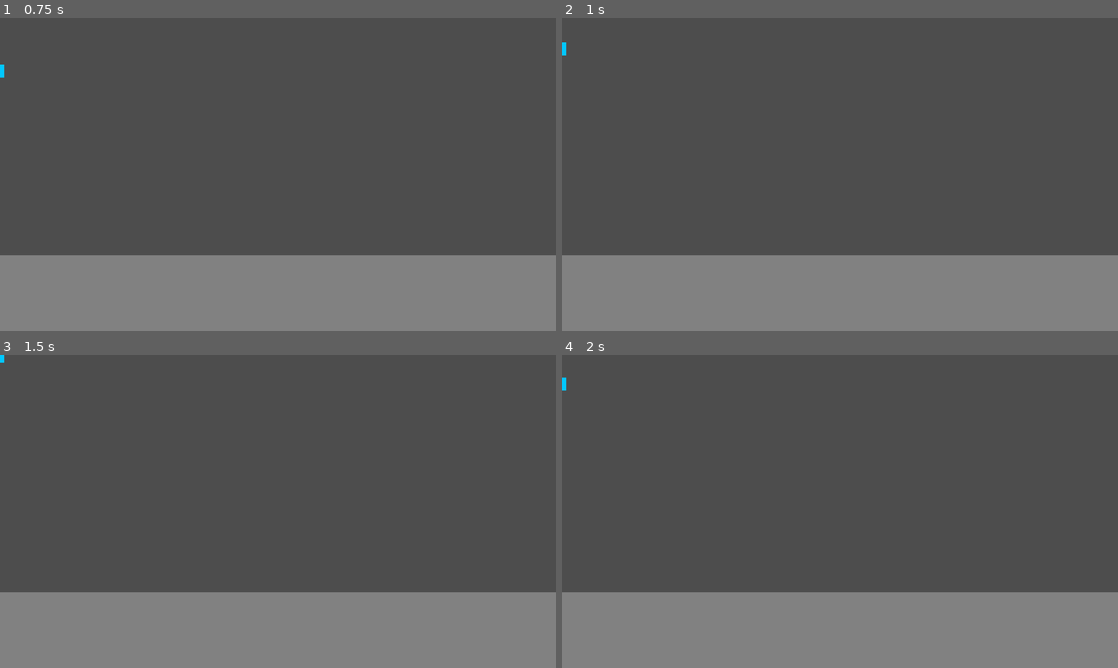
Above: before the commit, frames 1-4 (two rows, left to right).
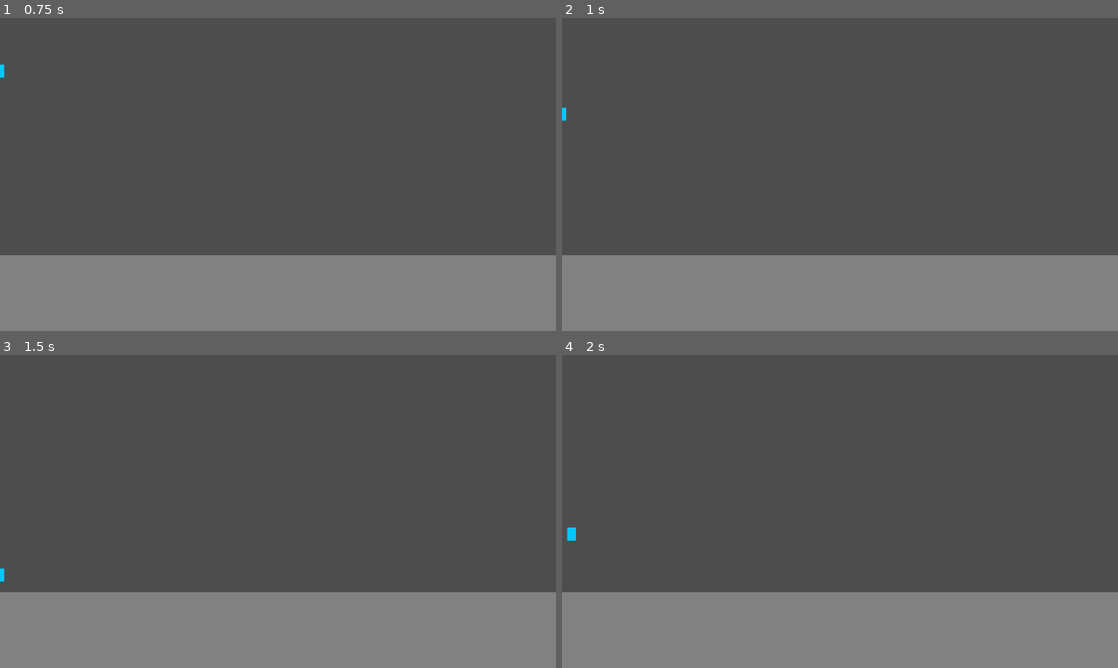
Above: after the commit, the same moments.

Repository: astrapninja/MovementTest_Godot
Game: Godot game, scene res://Levels/node_2d.tscn
Same seed, same stepped clock (60 frames per second), same inputs: the game is played once before the commit and once after it.
Inputs:
- Up to frame 1 (0.75 s): tap Enter (ui_accept) at 0.5 s; hold Right (right) from 0.53 s (still down); hold Shift (sprint) from 0.53 s (still down)
- Up to frame 2 (1 s): keep holding Right (right); keep holding Shift (sprint); tap Space (jump) at 0.77, 0.8 s
- Up to frame 3 (1.5 s): keep holding Right (right); tap Space (jump) at 1.07, 1.35 s; tap Enter (ui_accept) at 1.25 s; release Shift (sprint) at 1.28 s
- Up to frame 4 (2 s): keep holding Right (right); tap Space (jump) at 1.52, 1.82 s; tap Shift (sprint) at 1.55 s

Frame 1 is identical in both runs. In frame 2, less than 0.1% of the frame differs, in the area x 0-1%, y 7-33%; in frame 3, less than 0.1%; in frame 4, 0.1%, in the area x 0-3%, y 7-60%.

Commit message:
Version_0.11.2
Ye idk what I'm focusing on anymore

Diff:
--- a/Characters/Player.tscn
+++ b/Characters/Player.tscn
@@ -19,9 +19,12 @@
 coyoteJumpTime = 0.25
 gravityAccelerationRate = 0.475
 gravityMaxVelocity = 2500.0
+hasDoubleJumped = true
 jumpFalloffRate = 10.0
 jumpStrength = 400.0
-sprintSpeed = 25.0
+sprintAccelerationTime = 0.75
+sprintSpeed = 250.0
+walkAccelerationRate = 5.0
 walkSpeed = 100.0
 
 [node name="Sprite2D" type="Sprite2D" parent="."]
@@ -33,9 +36,10 @@
 [node name="CollisionShape2D" type="CollisionShape2D" parent="."]
 shape = SubResource("RectangleShape2D_beay5")
 
-[node name="StateMachine" type="Node" parent="." node_paths=PackedStringArray("initialState")]
+[node name="StateMachine" type="Node" parent="." node_paths=PackedStringArray("initialState", "player")]
 script = ExtResource("2_2qxb4")
 initialState = NodePath("Idle")
+player = NodePath("..")
 
 [node name="Idle" type="Node" parent="StateMachine" node_paths=PackedStringArray("player")]
 script = ExtResource("3_d3a8x")
--- a/Levels/node_2d.tscn
+++ b/Levels/node_2d.tscn
@@ -119,6 +119,6 @@
 layer_0/tile_data = PackedInt32Array(1966080, 0, 1, 2031616, 0, 1, 2097152, 0, 1, 2162688, 0, 1, 2228224, 0, 1, 2293760 …(58642 unchanged characters)…
 
 [node name="Player" parent="." instance=ExtResource("2_dxgqa")]
-sprintAccelerationRate = 0.25
+sprintAccelerationTime = 0.75
 sprintSpeed = 250.0
 walkAccelerationRate = 5.0
--- /dev/null
+++ b/Scripts/Movement/Jump.gd
@@ -0,0 +1,11 @@
+extends Node
+
+
+# Called when the node enters the scene tree for the first time.
+func _ready():
+	pass # Replace with function body.
+
+
+# Called every frame. 'delta' is the elapsed time since the previous frame.
+func _process(delta):
+	pass
--- a/Scripts/Player/CharacterMove.gd
+++ b/Scripts/Player/CharacterMove.gd
@@ -1,29 +1,33 @@
 extends CharacterBody2D
 
 @export var coyoteJumpTime : float
+@export var currentState : State
 @export var gravityAccelerationRate : float
 @export var gravityMaxVelocity : float
 @export var hasDoubleJumped : bool
 @export var jumpFalloffRate : float
 @export var jumpStrength : float
+@export var lastState : State
 @export var lastXDirection : int
-@export var sprintAccelerationRate : float
+@export var sprintAccelerationTime : float
 @export var sprintSpeed : float
 @export var standSlideSprint : float
 @export var walkAccelerationRate : float
 @export var walkSpeed : float
 
+var inputDirection : Vector2
+
 #Fix all player code(i.e. States)
 
 #TODO: Redo Jumping - all states will apply impulse velocity if they can jump. Jump state will only decrease the velocity. or make fall do it idc which
-func _physics_process(delta : float):
+func _physics_process(_delta : float):
 
-	var input_direction = Vector2(
+	inputDirection = Vector2(
 		Input.get_action_strength("right") - Input.get_action_strength("left"),
 		Input.get_action_strength("down") - Input.get_action_strength("up")
 	)
 
-	if lastXDirection != input_direction[0] and input_direction[0] != 0:
-		lastXDirection = int(input_direction[0]) #I only did the int() to shut up a warn. I don't like the caution triangle.
+	if lastXDirection != inputDirection[0] and inputDirection[0] != 0:
+		lastXDirection = int(inputDirection[0]) #I only did the int() to shut up a warn. I don't like the caution triangle.
 
 	move_and_slide()
--- a/Scripts/States/PlayerJump.gd
+++ b/Scripts/States/PlayerJump.gd
@@ -11,7 +11,12 @@
 	jumpFalloffRate = player.jumpFalloffRate
 	jumpStrength = player.jumpStrength
 
-	player.velocity.y = -jumpStrength
+	if player.lastState.name != "StandSlide":
+		player.velocity.y = -jumpStrength
+		print("\n\t --", player.currentState, "\n")
+	else:
+		player.velocity.y = -jumpStrength*1.5
+		print("\n\t--Ye it works\n")
 
 func _Update(_delta : float):
 	if player.velocity.y >= 0:
--- a/Scripts/States/PlayerSprint.gd
+++ b/Scripts/States/PlayerSprint.gd
@@ -3,25 +3,21 @@
 
 @export var player : CharacterBody2D
 
+var acceleration : float
+var inputDirection : Vector2
 var sprintSpeed : float
-var sprintAccelerationRate : float
-
-var acceleration : float
+var sprintAccelerationTime : float
 
 func _Enter():
 
+	acceleration = 0
 	sprintSpeed = player.sprintSpeed
-	sprintAccelerationRate = player.sprintAccelerationRate
+	sprintAccelerationTime = player.sprintAccelerationTime
 
-	acceleration = sprintAccelerationRate
+	inputDirection = player.inputDirection
 
 	if player.velocity.x < sprintSpeed - 50: # TODO: Replace this with dash
-		var input_direction = Vector2(
-		Input.get_action_strength("right") - Input.get_action_strength("left"),
-		Input.get_action_strength("down") - Input.get_action_strength("up")
-		)
-
-		player.velocity.x += input_direction[0] * (sprintSpeed/4)
+		player.velocity.x += inputDirection[0] * (sprintSpeed/4)
 
 func _Update(_delta : float):
 
@@ -45,13 +41,18 @@
 
 func _Physics_Update(_delta : float):
 
-	var input_direction = Vector2(
-		Input.get_action_strength("right") - Input.get_action_strength("left"),
-		Input.get_action_strength("down") - Input.get_action_strength("up")
-	)
+	var accel = 0
 
-	if player.velocity.x != input_direction[0] * sprintSpeed:
-		player.velocity.x += (input_direction[0] * acceleration * _delta)
+	if sprintAccelerationTime > 0:
+		var difference = (abs(player.velocity.x) - sprintSpeed)
+		accel = difference/ sprintAccelerationTime*_delta
+		sprintAccelerationTime -= _delta
+		print(abs(accel)*inputDirection[0], " ", difference, " ", sprintAccelerationTime)
+
+	inputDirection = player.inputDirection
+
+	if player.velocity.x != inputDirection[0] * sprintSpeed:
+		player.velocity.x += (inputDirection[0] * acceleration * _delta)
 		acceleration += (acceleration*0.1)
 		player.velocity.x = player.velocity.limit_length(sprintSpeed)[0]
 		return
--- a/Scripts/States/PlayerStandSlide.gd
+++ b/Scripts/States/PlayerStandSlide.gd
@@ -25,6 +25,10 @@
 		Input.get_action_strength("down") - Input.get_action_strength("up")
 	)
 
+	if Input.get_action_strength("jump"):
+		Transitioned.emit(self, "Jump")
+		return
+
 	if Input.get_action_strength("sprint") and (Input.get_action_strength("left") or Input.get_action_strength("right")) and !(Input.get_action_strength("left") and Input.get_action_strength("right")):
 		if player.velocity.x * lastXDirection < velocityThreshold:
 			player.velocity.x += input_direction[0] * 50
--- a/Scripts/States/PlayerWalk.gd
+++ b/Scripts/States/PlayerWalk.gd
@@ -3,30 +3,32 @@
 
 @export var player : CharacterBody2D
 
+var acceleration : float
+var currentDirection : float
+var input_direction : Vector2
+var lastDirection : float
 var walkAccelerationRate : float
 var walkSpeed : float
 
-var acceleration : float
-var lastDirection : float
-
 func _Enter():
 
-	var input_direction = Vector2(
-		Input.get_action_strength("right") - Input.get_action_strength("left"),
-		Input.get_action_strength("down") - Input.get_action_strength("up")
-		)
+	input_direction = player.inputDirection
 
+	acceleration = walkAccelerationRate
+	currentDirection = input_direction[0]
 	walkAccelerationRate = player.walkAccelerationRate
 	walkSpeed = player.walkSpeed
 
-	acceleration = walkAccelerationRate
-	lastDirection = input_direction[0]
-
-	if player.velocity.x * input_direction[0] < walkSpeed-50:
-
-		player.velocity.x += (input_direction[0] * 50)
+	if player.velocity.x * currentDirection < walkSpeed-50:
+		player.velocity.x += (currentDirection * 50)
 	else:
 		player.velocity.x = player.velocity.x
+
+func checkDirection():
+		if input_direction[0] != currentDirection:
+			player.velocity.x += (currentDirection * 50)
+			lastDirection = currentDirection
+			currentDirection = input_direction[0]
 
 func _Update(_delta : float):
 
@@ -34,9 +36,10 @@
 	if !Input.get_action_strength("left") and !Input.get_action_strength("right"):
 		Transitioned.emit(self, "Idle")
 		return
-	elif Input.get_action_strength("left") and Input.get_action_strength("right"):
-		Transitioned.emit(self, "Idle")
-		return
+	elif Input.get_action_strength("left"):
+		checkDirection()
+	else:
+		checkDirection()
 
 	#Sprint
 	if Input.get_action_strength("sprint"):
@@ -50,26 +53,19 @@
 
 func _Physics_Update(_delta : float):
 
-	var input_direction = Vector2(
-		Input.get_action_strength("right") - Input.get_action_strength("left"),
-		Input.get_action_strength("down") - Input.get_action_strength("up")
-	)
-
-	if input_direction[0] != lastDirection:
-		player.velocity.x += (input_direction[0] * 50)
-		lastDirection = input_direction[0]
+	input_direction = player.inputDirection
 
 	#TODO: Make acceleration/deceleration smoother / fix math
-	if player.velocity.x * input_direction[0] > walkSpeed:
-		player.velocity.x -= (input_direction[0] * acceleration * _delta) #delete delta to make it instant
+	if player.velocity.x * currentDirection > walkSpeed:
+		player.velocity.x -= (currentDirection * acceleration * _delta) #delete delta to make it instant
 		acceleration += (acceleration*0.06)
 
-		if player.velocity.x * input_direction[0] < walkSpeed:
-			player.velocity.x = input_direction[0] * walkSpeed
+		if player.velocity.x * currentDirection < walkSpeed:
+			player.velocity.x = currentDirection * walkSpeed
 		return
 
-	elif player.velocity.x * input_direction[0] < walkSpeed:
-		player.velocity.x += (input_direction[0] * acceleration) #delete delta to make it instant
+	elif player.velocity.x * currentDirection < walkSpeed:
+		player.velocity.x += (currentDirection * acceleration) #delete delta to make it instant
 		acceleration += (acceleration*0.08)
 		player.velocity.x = player.velocity.limit_length(walkSpeed)[0]
 		return
--- a/Scripts/States/StateMachine.gd
+++ b/Scripts/States/StateMachine.gd
@@ -1,6 +1,7 @@
 extends Node
 
 @export var initialState : State
+@export var player : CharacterBody2D
 
 var currentState : State
 var states : Dictionary = {}
@@ -27,6 +28,8 @@
 		currentState._Physics_Update(delta)
 
 func _On_Child_Transition(state, newStateName):
+
+
 	if state != currentState:
 		return
 
@@ -37,9 +40,14 @@
 	if currentState:
 		currentState._Exit()
 
-	newState._Enter()
+	player.lastState = currentState
+	player.currentState = newState
+	currentState = newState
 
-	currentState = newState
+	currentState._Enter()
+
 	print("\nEntered ", currentState.name)
+	if player.lastState:
+		print("From ", player.lastState.name)
 
 	pass
